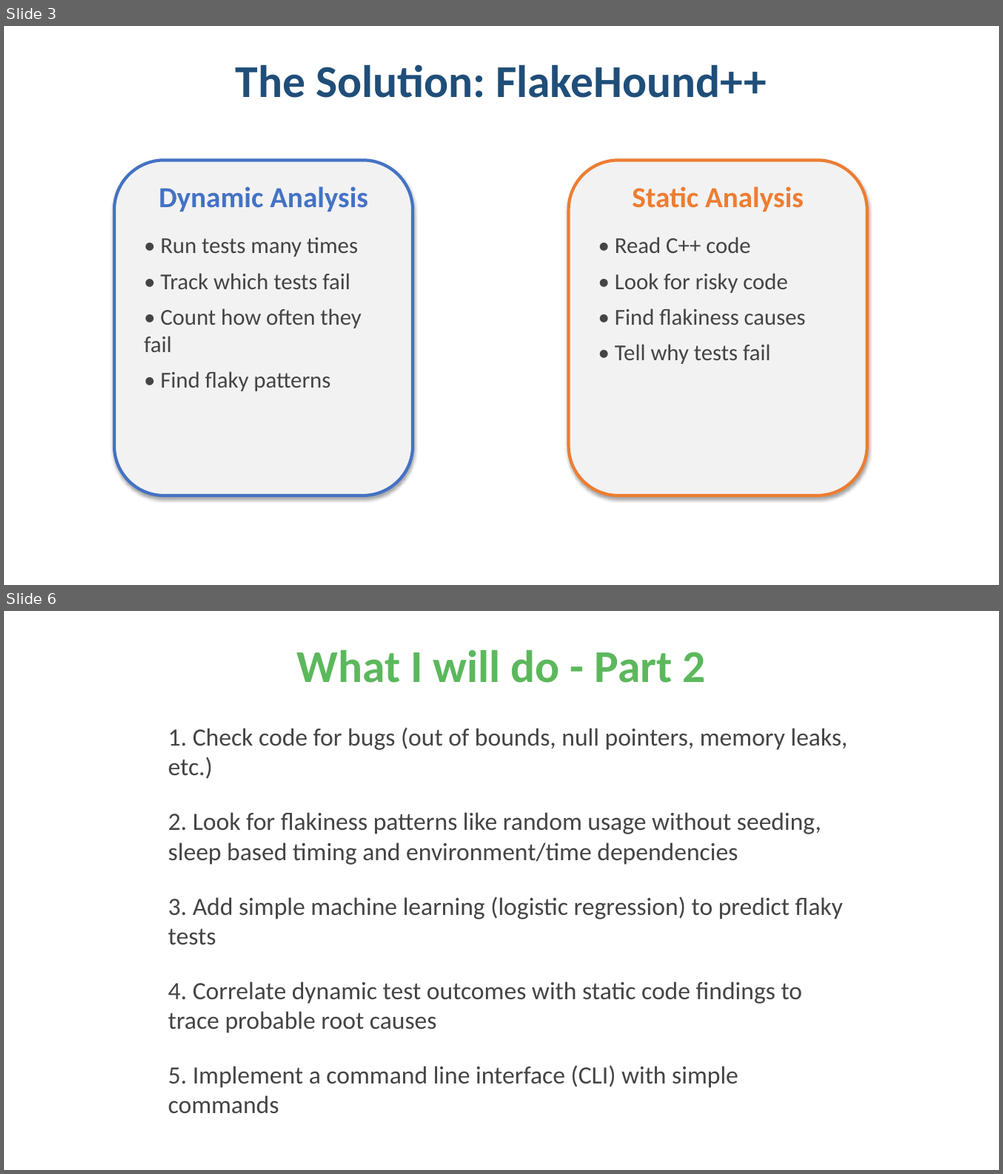
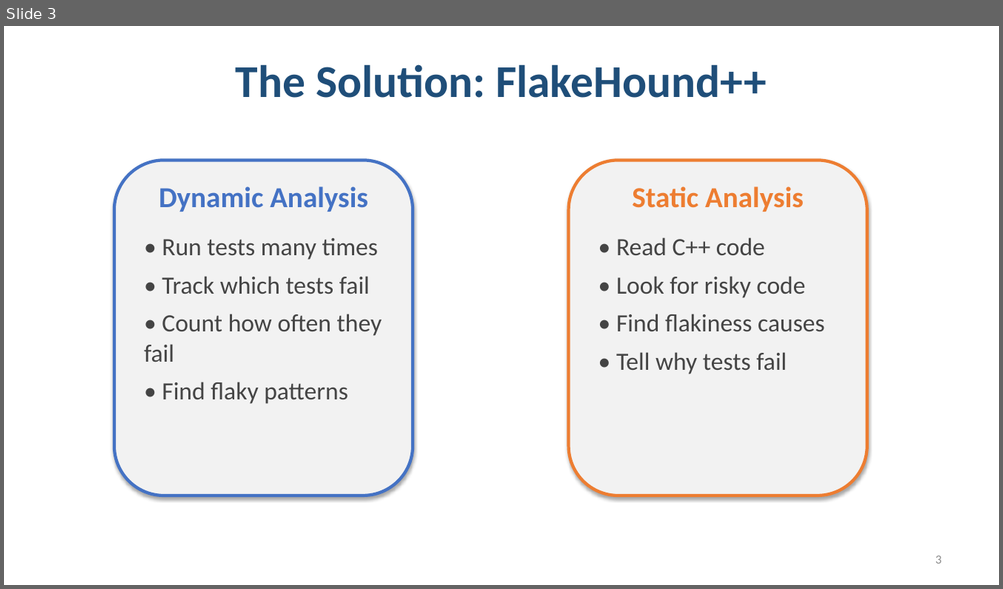
Before and after one commit to UniqueSwagger/FlakeHound-, a slide deck: FlakeHound_Presentation_Final.pptx. Shown one above the other, each under a label of ours: slides 3 and 6 before the commit, slide 3 after it; the slides between them are not shown. The pictures are 1003x1174 and 1003x589 pixels, drawn with LibreOffice and Linux fonts; fonts in the diff are those of the drawing. Boxes give left, top, right and bottom in pixels: in the first picture for what was removed or moved away, otherwise in the second. Text is boxed around its words. In the diff, an @@ line names an element or a change of style, - is before the commit and + after.

```diff
--- a/FlakeHound_Presentation_Final.pptx
+++ b/FlakeHound_Presentation_Final.pptx
@@ slide 6 removed at bbox=[4, 611, 999, 1170], background #FFFFFF @@
@@ text removed at bbox=[296, 650, 706, 683] @@
-What I will do - Part 2
@@ text removed at bbox=[168, 728, 848, 1088] @@
-1. Check code for bugs (out of bounds, null pointers, memory leaks, etc.)
-2. Look for flakiness patterns like random usage without seeding, sleep based timing and environment/time dependencies
-3. Add simple machine learning (logistic regression) to predict flaky tests
-4. Correlate dynamic test outcomes with static code findings to trace probable root causes
-5. Implement a command line interface (CLI) with simple commands
@@ slide 3 changed as well @@
@@ text "• Run tests many times" at bbox=[144, 238, 382, 404]: size 22 to 24 pt @@
@@ text "• Read C++ code" at bbox=[616, 238, 825, 375]: size 22 to 24 pt @@
@@ page number added at bbox=[935, 556, 941, 564], 12 pt, text #8C8C8C @@
+3
```
Also in this commit, not shown: 6 other slides changed, 3 slides added, 5 other slides removed, 8 other files.
